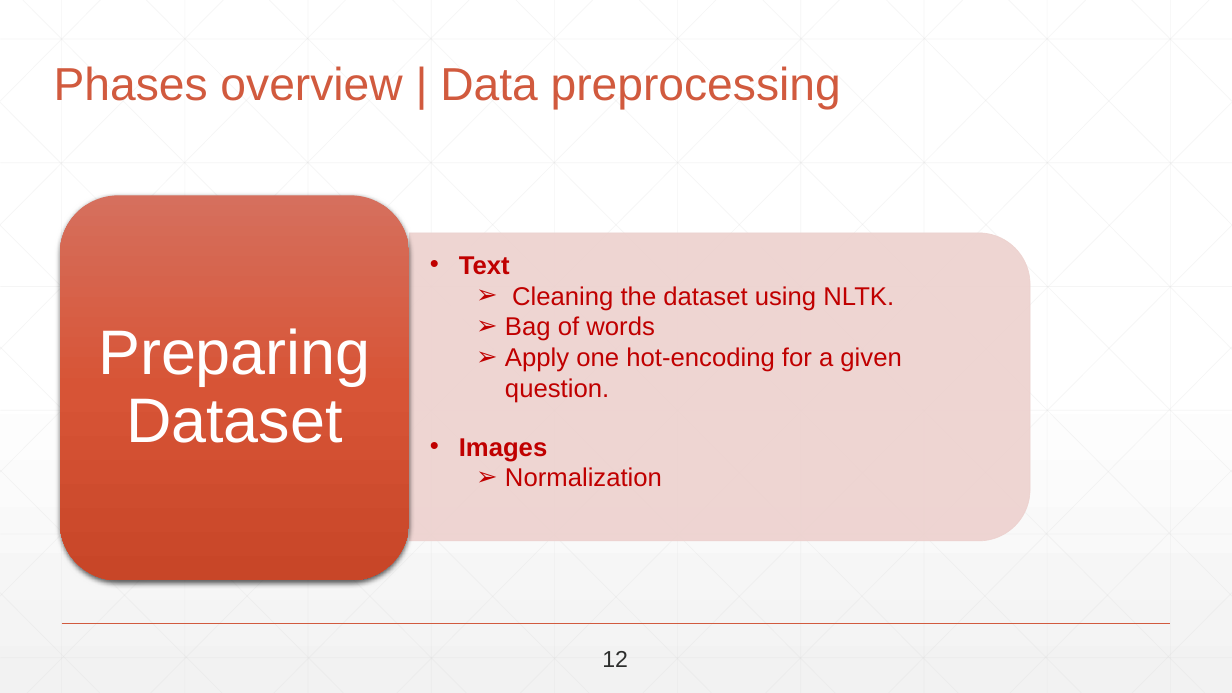
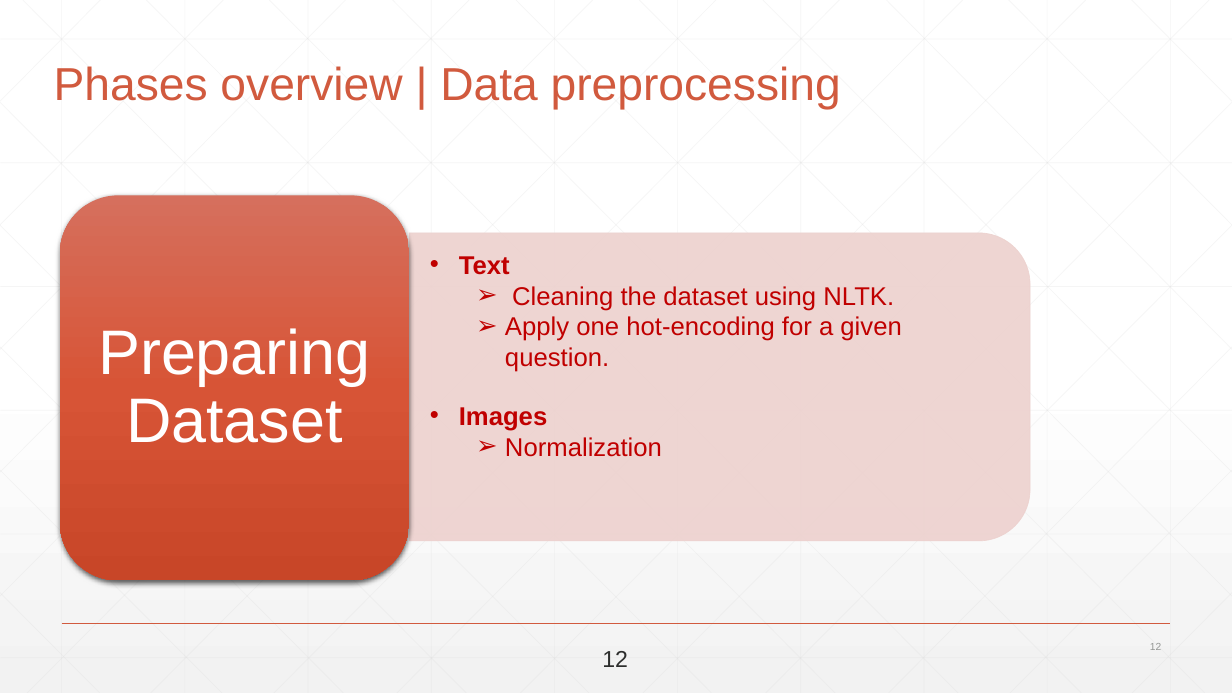
Before and after one commit to abdallahshaaban/Visual-Question-Answering, a slide deck: slide 12 of Third Seminar/Visual-QA-Third-Seminar-2017.pptx. Drawn at 1232x693 pixels with LibreOffice and Linux fonts; fonts in the diff are those of the drawing. Boxes give left, top, right and bottom in pixels: in the first picture for what was removed or moved away, otherwise in the second. Text is boxed around its words. In the diff, an @@ line names an element or a change of style, - is before the commit and + after.

```diff
--- a/Third Seminar/Visual-QA-Third-Seminar-2017.pptx
+++ b/Third Seminar/Visual-QA-Third-Seminar-2017.pptx
@@ text at <box>505,316,655,341</box>: paragraph removed @@
-  ➢ Bag of words
@@ page number added at <box>1150,643,1161,650</box>, 8 pt, text #959795 @@
+12
```
Also in this commit, not shown: 78 other slides changed, 1 slide added, 2 other files.
